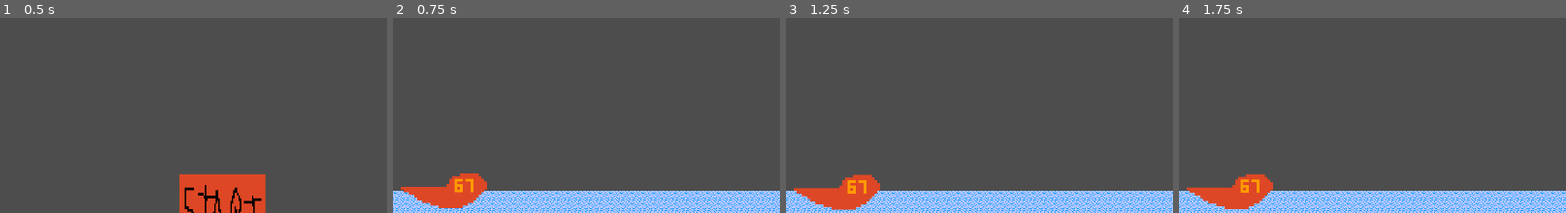
Above: before the commit, frames 1-4 (left to right).
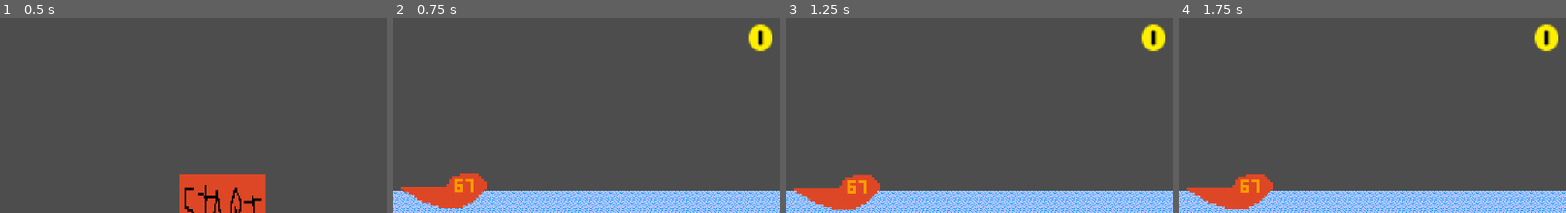
Above: after the commit, the same moments.

Repository: nathan-r-a-schultz/wave-rider
Game: Godot game, scene res://scenes/TitleScreen/TitleScreen.tscn
Two runs of this game, one before a commit and one after it. Both use one fixed random seed, a clock stepped at 60 frames per second and the inputs below.
Inputs (mouse positions are % of the whole screen's width and height, from its top left):
- Up to frame 1 (0.5 s): no input
- Up to frame 2 (0.75 s): click (46, 51) at 0.5 s
- Up to frame 3 (1.25 s): no input
- Up to frame 4 (1.75 s): move the mouse to (72, 39) at 1.27 s; click (72, 39) at 1.42 s
The pictures show only the part of the screen within x 17-67%, y 0-50%; the shares and areas given below are measured in that part.

Frame 1 is identical in both runs. In frame 2, 0.7% of the frame differs, in the area x 91-98%, y 2-18%; in frame 3, 0.7%; in frame 4, 0.7%.

Commit message:
added coin sprite and object

Diff:
--- a/scenes/Main/Main.tscn
+++ b/scenes/Main/Main.tscn
@@ -1,15 +1,19 @@
-[gd_scene load_steps=7 format=3 uid="uid://dhm3ap26ad055"]
+[gd_scene load_steps=10 format=3 uid="uid://dhm3ap26ad055"]
 
 [ext_resource type="Texture2D" uid="uid://ctkjk804454re" path="res://assets/water.png" id="1_brr1f"]
+[ext_resource type="Script" uid="uid://7tisbx1ucf0" path="res://scenes/Main/main.gd" id="1_d463r"]
 [ext_resource type="Script" uid="uid://c3qxqx1qtbg3m" path="res://scenes/Main/water.gd" id="1_pkilc"]
 [ext_resource type="Script" uid="uid://bfmaa2o8jtjaf" path="res://scenes/Main/texture_rect.gd" id="2_pkilc"]
 [ext_resource type="Script" uid="uid://bomcl5x8jmoqs" path="res://scenes/Main/jetski.gd" id="3_d463r"]
 [ext_resource type="Texture2D" uid="uid://cap8qmy15iuns" path="res://assets/jetski.png" id="4_q8kdv"]
+[ext_resource type="Script" uid="uid://bljxuf44tedwe" path="res://scenes/Main/coins.gd" id="7_exyxu"]
+[ext_resource type="Texture2D" uid="uid://c61w0nb6jxbn4" path="res://assets/coin.png" id="7_q8kdv"]
 
 [sub_resource type="CanvasTexture" id="CanvasTexture_fos0i"]
 diffuse_texture = ExtResource("4_q8kdv")
 
 [node name="Main" type="Node2D"]
+script = ExtResource("1_d463r")
 
 [node name="Water" type="Node2D" parent="."]
 script = ExtResource("1_pkilc")
@@ -41,3 +45,15 @@
 offset_right = 1152.0
 offset_bottom = 648.0
 expand_mode = 1
+
+[node name="Coins" type="Node2D" parent="."]
+script = ExtResource("7_exyxu")
+
+[node name="TextureRect" type="TextureRect" parent="Coins"]
+texture_filter = 1
+offset_left = 727.0
+offset_top = 73.0
+offset_right = 767.0
+offset_bottom = 113.0
+texture = ExtResource("7_q8kdv")
+stretch_mode = 5
--- /dev/null
+++ b/scenes/Main/coins.gd
@@ -0,0 +1 @@
+extends Node2D
--- a/scenes/Main/jetski.gd
+++ b/scenes/Main/jetski.gd
@@ -22,18 +22,13 @@
 	if is_pressed:
 		# when screen is pressed, jetski tries to go down
 		if global_position.y >= current_water_level:
-			# in water = face resistance but still move down
 			velocity.y += (gravity - water_resistance) * delta
 		else:
-			# above water = normal gravity pull
 			velocity.y += gravity * delta
 	else:
-		# when screen is not pressed
 		if global_position.y >= current_water_level:
-			# in water = strong buoyancy pushes up
 			velocity.y -= buoyancy_force * delta
 		else:
-			# above water = normal gravity
 			velocity.y += gravity * delta
 
 	# apply some air resistance to prevent infinite acceleration
@@ -49,3 +44,30 @@
 		velocity.y = min(velocity.y, 0)  # don't allow downward velocity when at bottom
 
 	move_and_slide()
+
+
+# commenting this out cause it doesn't fully work :(
+
+#func checkIfSplashing():
+	#
+	## if on the surface of the water
+	#if (global_position.y >= 295) || (global_position.y <= 305):
+		#return true
+	#else:
+		#return false
+#
+#
+#func createSplashEffect():
+	#var current_water_level = get_viewport().size.y - water_level
+	#var splashTextureRect = TextureRect.new()
+	#add_child(splashTextureRect)
+		#
+	#splashTextureRect.texture = preload("res://assets/splash.png")
+	#splashTextureRect.stretch_mode = TextureRect.STRETCH_TILE
+	#splashTextureRect.texture_filter = CanvasItem.TEXTURE_FILTER_NEAREST
+	#splashTextureRect.size = Vector2(64, 64);
+	#splashTextureRect.position.x = global_position.x
+	#splashTextureRect.position.y = global_position.y
+	#
+	#print("create splash")
+	#splashTextureRect.queue_free()
--- /dev/null
+++ b/scenes/Main/main.gd
@@ -0,0 +1 @@
+extends Node2D
--- a/scenes/Main/water.gd
+++ b/scenes/Main/water.gd
@@ -22,6 +22,7 @@
 		textureRect.texture = preload("res://assets/water.png")
 		textureRect.stretch_mode = TextureRect.STRETCH_TILE
 		textureRect.size = Vector2(screenWidth, waterHeight)
+		textureRect.texture_filter = CanvasItem.TEXTURE_FILTER_NEAREST
 		textureRect.position.x = i * screenWidth
 
 		waterRects.append(textureRect)
--- /dev/null
+++ b/shaders/dynamic_water_shader.gdshader
@@ -0,0 +1,35 @@
+shader_type canvas_item;
+
+uniform float scroll_speed : hint_range(0.0, 5.0) = 1.0;
+uniform float wave_amplitude : hint_range(0.0, 0.1) = 0.02;
+uniform float wave_frequency : hint_range(0.1, 10.0) = 2.0;
+uniform float wave_speed : hint_range(0.0, 5.0) = 2.0;
+uniform vec4 water_color : source_color = vec4(0.2, 0.4, 0.8, 0.8);
+uniform vec4 wave_color : source_color = vec4(0.6, 0.8, 1.0, 1.0);
+
+void fragment() {
+    vec2 uv = UV;
+    float time = TIME;
+
+    // Create scrolling effect
+    uv.x += scroll_speed * time * 0.1;
+
+    // Create multiple wave layers for more complex ripples
+    float wave1 = sin(uv.x * wave_frequency * 3.0 + time * wave_speed) * wave_amplitude;
+    float wave2 = sin(uv.x * wave_frequency * 1.5 + time * wave_speed * 0.8) * wave_amplitude * 0.7;
+    float wave3 = cos(uv.x * wave_frequency * 2.2 + time * wave_speed * 1.2) * wave_amplitude * 0.5;
+
+    // Combine waves
+    float combined_waves = wave1 + wave2 + wave3;
+
+    // Apply waves to the Y coordinate for ripple effect
+    uv.y += combined_waves;
+
+    // Create wave highlights
+    float wave_highlight = abs(combined_waves) * 3.0;
+
+    // Mix base water color with wave highlights
+    vec4 final_color = mix(water_color, wave_color, wave_highlight);
+
+    COLOR = final_color;
+}
Binary file added: assets/coin.png
Not shown, added: assets/coin.png.import
Binary file added: assets/splash.png
Not shown, added: assets/splash.png.import
Not shown, added: scenes/Main/coins.gd.uid
Not shown, added: scenes/Main/main.gd.uid
Not shown, added: shaders/dynamic_water_shader.gdshader.uid
Not shown, added: gimp-assets/coin.xcf
Not shown, added: gimp-assets/splash.xcf
Not shown, added: scenes/Main/Main.tscn529733188660.tmp
Not shown, added: scenes/Main/Main.tscn529738143048.tmp
